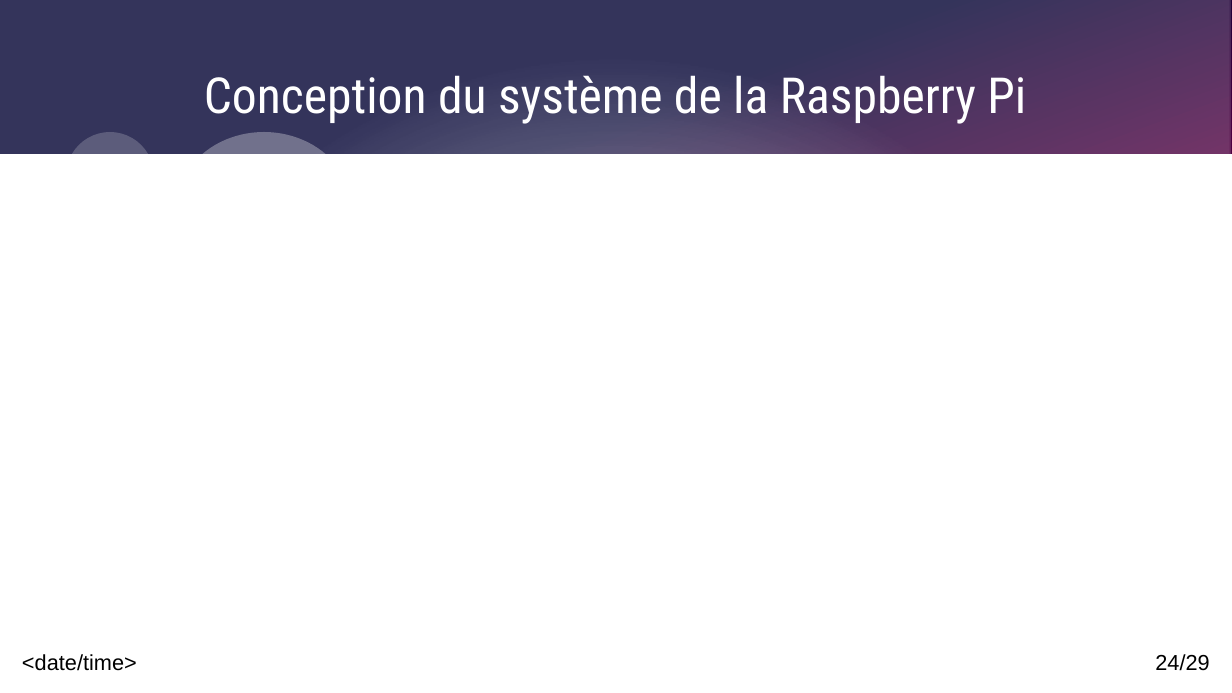
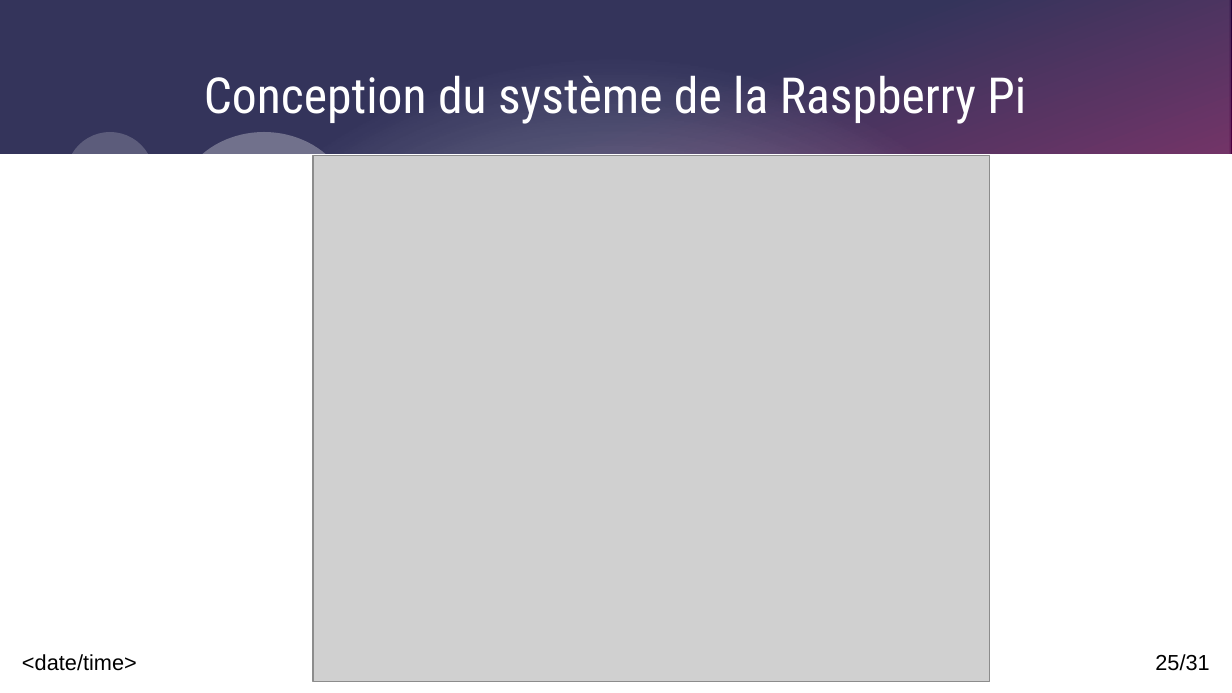
Before and after one commit to Corentinh2/PROJET_GESTIONNAIRE_DE_CHARGE, a slide deck: slide 25 of Revues/DiapoRevue3_VR.odp (slide 24 before the commit). Drawn at 1232x693 pixels with LibreOffice and Linux fonts; fonts in the diff are those of the drawing; grey boxes stand for pictures. Boxes give left, top, right and bottom in pixels: in the first picture for what was removed or moved away, otherwise in the second. Text is boxed around its words. In the diff, an @@ line names an element or a change of style, - is before the commit and + after.

```diff
--- a/Revues/DiapoRevue3_VR.odp
+++ b/Revues/DiapoRevue3_VR.odp
@@ picture added at box(313, 155, 991, 682) @@
@@ page number at box(1155, 654, 1209, 671): text changed @@
-24/29
+25/31
```
Also in this commit, not shown: 2 other slides changed, 2 slides added, 1 other file.
